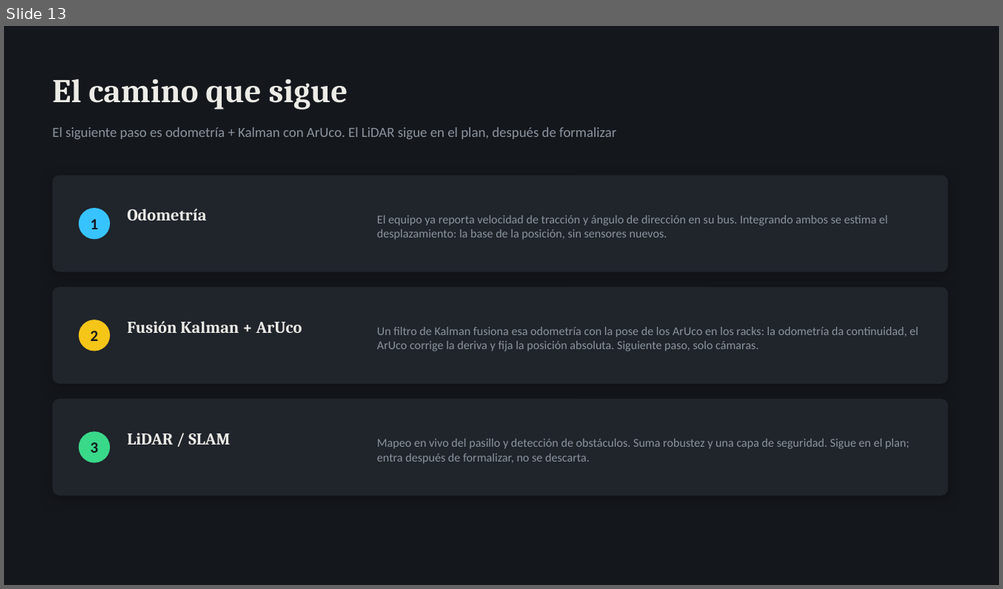
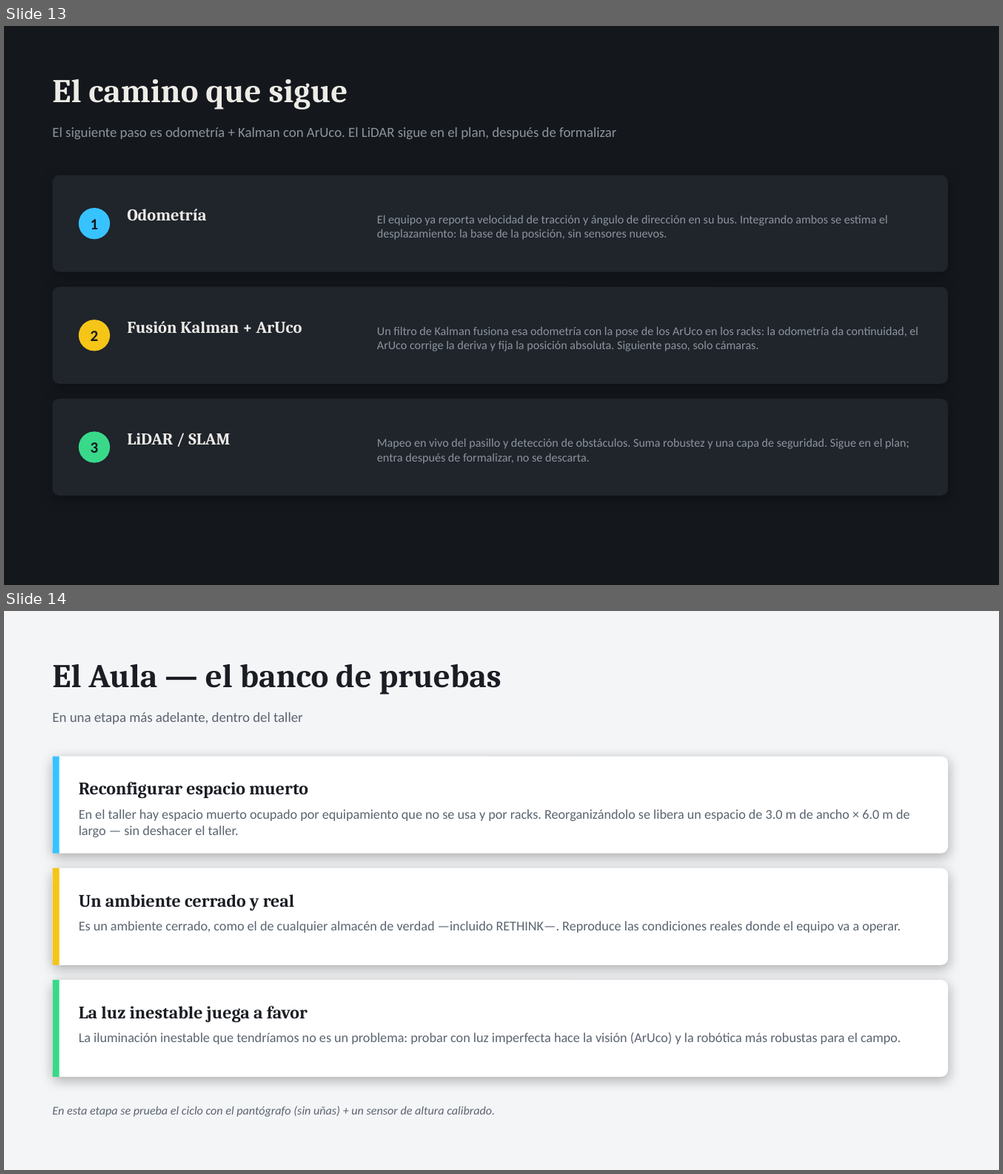
Before and after one commit to Rodzilla-TheCreator/tata, a slide deck: presentaciones/TaTa_Estado_y_Pedido_Omar.pptx. Shown one above the other, each under a label of ours: slide 13 before the commit, slides 13 and 14 after it. The pictures are 1003x589 and 1003x1174 pixels, drawn with LibreOffice and Linux fonts; fonts in the diff are those of the drawing. Boxes give left, top, right and bottom in pixels: in the first picture for what was removed or moved away, otherwise in the second. Text is boxed around its words. In the diff, an @@ line names an element or a change of style, - is before the commit and + after.

```diff
--- a/presentaciones/TaTa_Estado_y_Pedido_Omar.pptx
+++ b/presentaciones/TaTa_Estado_y_Pedido_Omar.pptx
@@ slide 14 added at (4, 611, 999, 1170), background #F4F5F7 @@
@@ text added at (52, 664, 501, 695), 32 pt, text #1A1D23, bold @@
+El Aula — el banco de pruebas
@@ text added at (52, 712, 303, 724), 13.5 pt, text #5B6470 @@
+En una etapa más adelante, dentro del taller
@@ rounded rectangle added at (53, 757, 948, 854), fill #FFFFFF @@
@@ rectangle added at (53, 757, 60, 854), fill #37C3FF @@
@@ text added at (79, 782, 308, 799), 17 pt, text #1A1D23, bold @@
+Reconfigurar espacio muerto
@@ text added at (79, 809, 910, 837), 13 pt, text #5B6470 @@
+En el taller hay espacio muerto ocupado por equipamiento que no se usa y por racks. Reorganizándolo se libera un espacio de 3.0 m de ancho × 6.0 m de largo — sin deshacer el taller.
@@ rounded rectangle added at (53, 869, 948, 965), fill #FFFFFF @@
@@ rectangle added at (53, 869, 60, 965), fill #F5C518 @@
@@ text added at (79, 894, 295, 911), 17 pt, text #1A1D23, bold @@
+Un ambiente cerrado y real
@@ text added at (79, 921, 900, 933), 13 pt, text #5B6470 @@
+Es un ambiente cerrado, como el de cualquier almacén de verdad —incluido RETHINK—. Reproduce las condiciones reales donde el equipo va a operar.
@@ rounded rectangle added at (53, 980, 948, 1077), fill #FFFFFF @@
@@ rectangle added at (53, 980, 60, 1077), fill #39D98A @@
@@ text added at (79, 1006, 307, 1022), 17 pt, text #1A1D23, bold @@
+La luz inestable juega a favor
@@ text added at (79, 1033, 900, 1045), 13 pt, text #5B6470 @@
+La iluminación inestable que tendríamos no es un problema: probar con luz imperfecta hace la visión (ArUco) y la robótica más robustas para el campo.
@@ text added at (52, 1106, 495, 1117), 11.5 pt, text #5B6470, italic @@
+En esta etapa se prueba el ciclo con el pantógrafo (sin uñas) + un sensor de altura calibrado.
```
Also in this commit, not shown: 1 slide removed, 2 other files.
